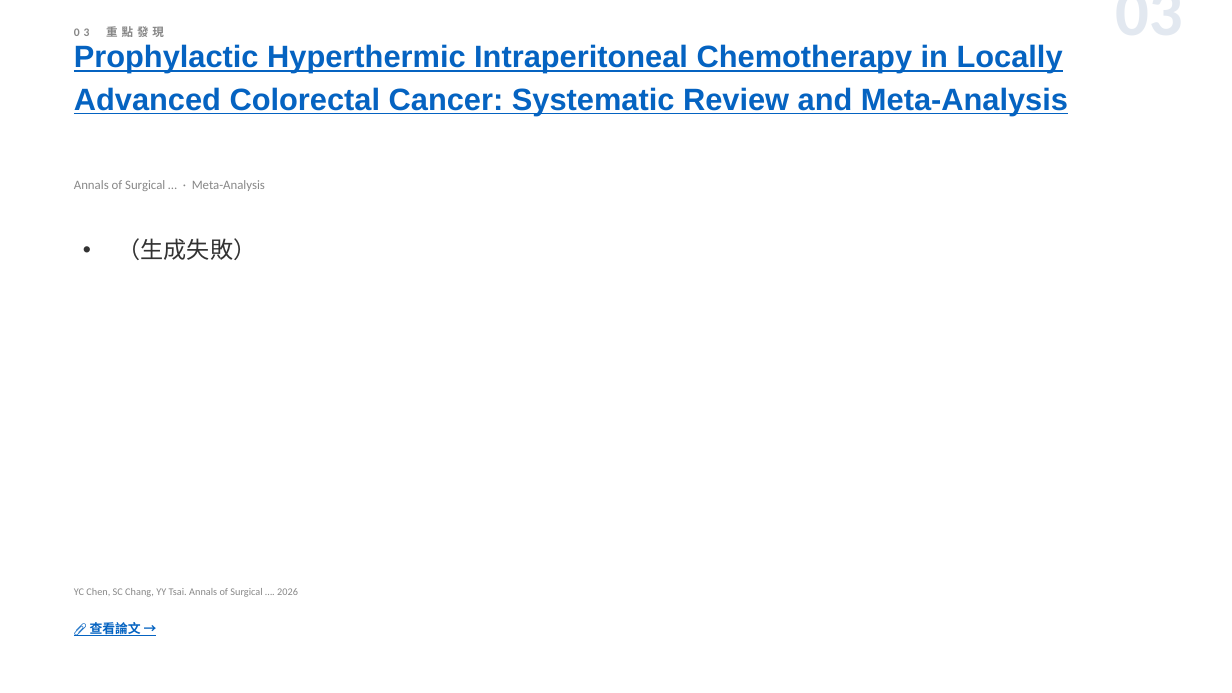
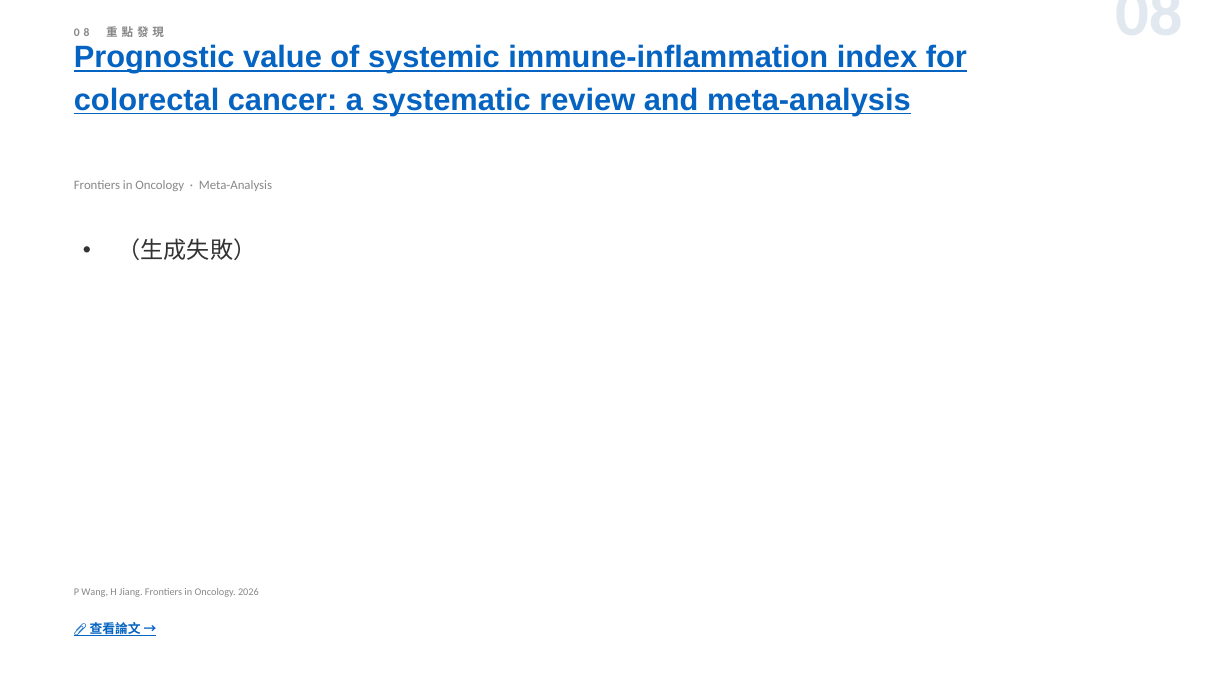
Before and after one commit to jejenhu-maker/colorectal-weekly-digest, a slide deck: slide 10 of docs/digest-zh.pptx (slide 5 before the commit). Drawn at 1232x693 pixels with LibreOffice and Linux fonts; fonts in the diff are those of the drawing. Boxes give left, top, right and bottom in pixels: in the first picture for what was removed or moved away, otherwise in the second. Text is boxed around its words. In the diff, an @@ line names an element or a change of style, - is before the commit and + after.

```diff
--- a/docs/digest-zh.pptx
+++ b/docs/digest-zh.pptx
@@ text at bbox=[74, 26, 164, 37]: text changed @@
-03 重點發現
+08 重點發現
@@ text at bbox=[924, 9, 1183, 9]: text changed @@
-03
+08
@@ text at bbox=[74, 44, 967, 115]: text changed @@
-Prophylactic Hyperthermic Intraperitoneal Chemotherapy in Locally Advanced Colorectal Cancer: Systematic Review and Meta-Analysis
+Prognostic value of systemic immune-inflammation index for colorectal cancer: a systematic review and meta-analysis
@@ text at bbox=[74, 180, 272, 191]: text changed @@
-Annals of Surgical … · Meta-Analysis
+Frontiers in Oncology · Meta-Analysis
@@ text at bbox=[74, 588, 259, 597]: text changed @@
-YC Chen, SC Chang, YY Tsai. Annals of Surgical …. 2026
+P Wang, H Jiang. Frontiers in Oncology. 2026
```
Also in this commit, not shown: 11 other slides changed, 2 other files.
